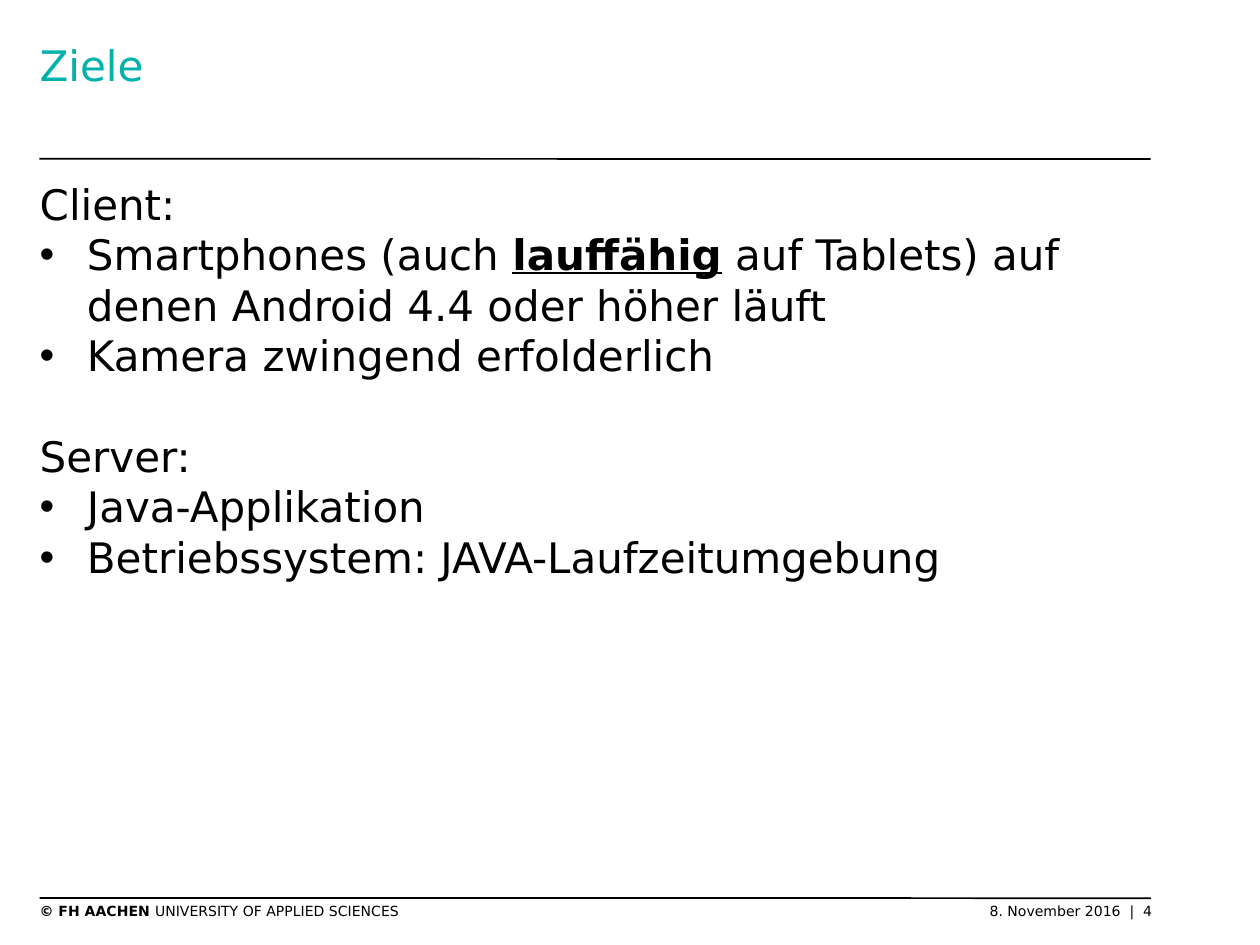
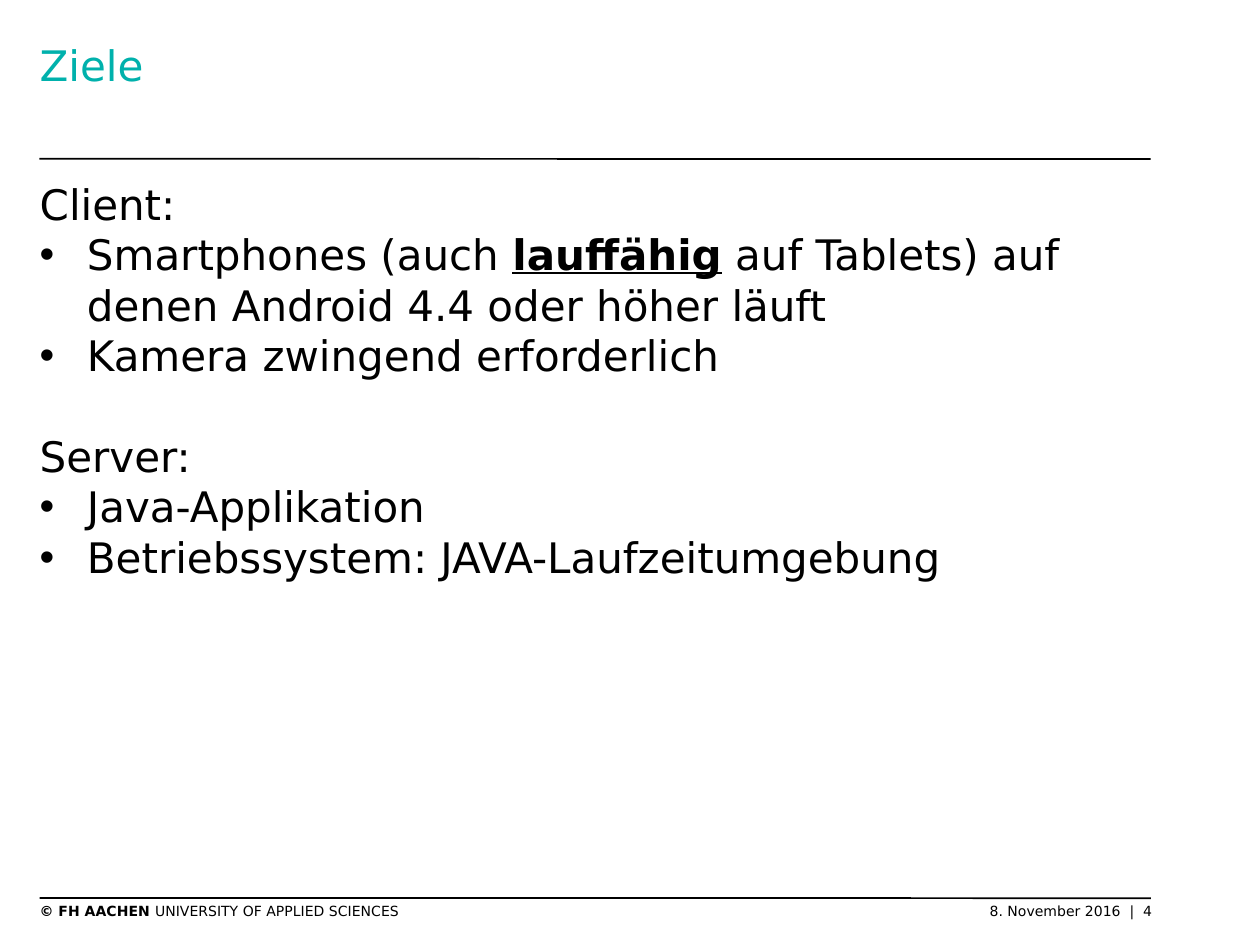
Before and after one commit to thomasgor/swe, a slide deck: slide 4 of Dokumente/Coaching/2016-11-09 Präsentation Technologiemanager.pptx. Drawn at 1260x945 pixels with LibreOffice and Linux fonts; fonts in the diff are those of the drawing; background and template pictures are left out. Boxes give left, top, right and bottom in pixels: in the first picture for what was removed or moved away, otherwise in the second. Text is boxed around its words. In the diff, an @@ line names an element or a change of style, - is before the commit and + after.

Commit message:
Präsentation Technologie

```diff
--- a/Dokumente/Coaching/2016-11-09 Präsentation Technologiemanager.pptx
+++ b/Dokumente/Coaching/2016-11-09 Präsentation Technologiemanager.pptx
@@ text at (87, 339, 719, 380): text changed @@
-• Kamera zwingend erfolderlich
+• Kamera zwingend erforderlich
```
